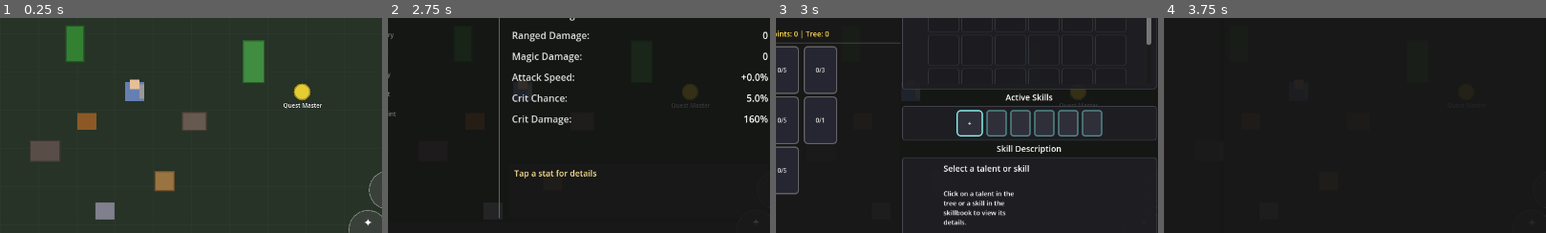
Above: before the commit, frames 1-4 (left to right).
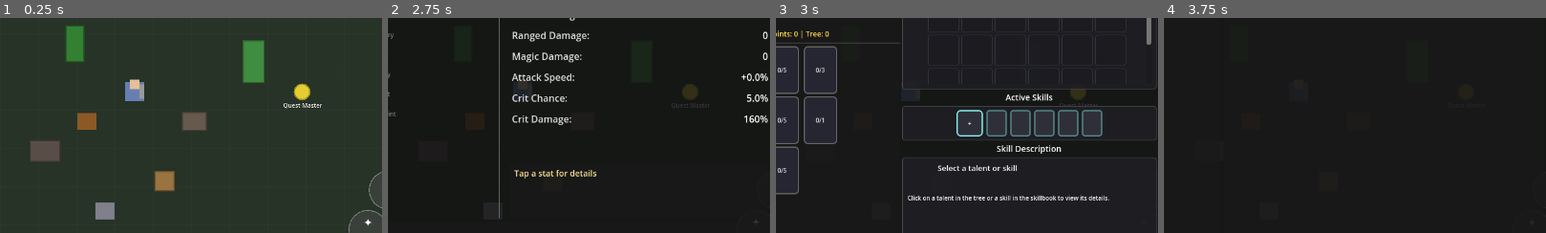
Above: after the commit, the same moments.

Repository: MatousHruska/MobileTestia
Game: Godot game, scene res://scenes/world/test_zone.tscn
The game is run twice, just before and just after one commit, with the same random seed, the same clock (stepped at 60 frames per second) and the same inputs.
Inputs:
- Up to frame 1 (0.25 s): no input
- Up to frame 2 (2.75 s): click "☰" at 0.5 s; click "Inventory" at 1.25 s; click "Stats" at 2 s
- Up to frame 3 (3 s): click "Skills" at 2.75 s
- Up to frame 4 (3.75 s): click "Quests" at 3.5 s
The pictures show only the part of the screen within x 32-82%, y 33-83%; the shares and areas given below are measured in that part.

Frames 1-2 are identical in both runs. In frame 3, 2.0% of the frame differs, in the area x 34-88%, y 68-97%; in frame 4, nothing differs.

Commit message:
Add two-column scrollable layout for skill description panel

Diff:
--- a/scripts/ui/menu/skills_panel.gd
+++ b/scripts/ui/menu/skills_panel.gd
@@ -78,6 +78,8 @@
 var _desc_name: Label
 var _desc_text: RichTextLabel
 var _desc_rank: Label
+var _desc_col_left: VBoxContainer
+var _desc_col_right: VBoxContainer
 
 ## Action buttons
 var _button1: Button
@@ -238,6 +240,7 @@
 	_right_panel.add_child(header)
 
 	_desc_panel = PanelContainer.new()
+	_desc_panel.custom_minimum_size = Vector2(0, 100)
 	_desc_panel.size_flags_vertical = Control.SIZE_EXPAND_FILL
 	_right_panel.add_child(_desc_panel)
 
@@ -249,48 +252,75 @@
 	desc_style.set_corner_radius_all(4)
 	_desc_panel.add_theme_stylebox_override("panel", desc_style)
 
-	var hbox := HBoxContainer.new()
-	hbox.add_theme_constant_override("separation", 12)
-	_desc_panel.add_child(hbox)
+	# Scrollable container
+	var scroll := ScrollContainer.new()
+	scroll.size_flags_horizontal = Control.SIZE_EXPAND_FILL
+	scroll.size_flags_vertical = Control.SIZE_EXPAND_FILL
+	scroll.horizontal_scroll_mode = ScrollContainer.SCROLL_MODE_DISABLED
+	_desc_panel.add_child(scroll)
 
 	var margin := MarginContainer.new()
 	margin.add_theme_constant_override("margin_left", 8)
 	margin.add_theme_constant_override("margin_right", 8)
 	margin.add_theme_constant_override("margin_top", 8)
 	margin.add_theme_constant_override("margin_bottom", 8)
-	hbox.add_child(margin)
-
-	var inner_hbox := HBoxContainer.new()
-	inner_hbox.add_theme_constant_override("separation", 12)
-	margin.add_child(inner_hbox)
+	margin.size_flags_horizontal = Control.SIZE_EXPAND_FILL
+	scroll.add_child(margin)
+
+	var content_vbox := VBoxContainer.new()
+	content_vbox.add_theme_constant_override("separation", 6)
+	content_vbox.size_flags_horizontal = Control.SIZE_EXPAND_FILL
+	margin.add_child(content_vbox)
+
+	# Top row: Icon + Name/Rank
+	var top_hbox := HBoxContainer.new()
+	top_hbox.add_theme_constant_override("separation", 10)
+	content_vbox.add_child(top_hbox)
 
 	# Icon
 	_desc_icon = TextureRect.new()
-	_desc_icon.custom_minimum_size = Vector2(48, 48)
+	_desc_icon.custom_minimum_size = Vector2(40, 40)
 	_desc_icon.stretch_mode = TextureRect.STRETCH_KEEP_ASPECT_CENTERED
 	_desc_icon.expand_mode = TextureRect.EXPAND_IGNORE_SIZE
-	inner_hbox.add_child(_desc_icon)
-
-	# Text content
-	var text_vbox := VBoxContainer.new()
-	text_vbox.size_flags_horizontal = Control.SIZE_EXPAND_FILL
-	inner_hbox.add_child(text_vbox)
+	top_hbox.add_child(_desc_icon)
+
+	# Name and rank
+	var name_vbox := VBoxContainer.new()
+	name_vbox.size_flags_horizontal = Control.SIZE_EXPAND_FILL
+	top_hbox.add_child(name_vbox)
 
 	_desc_name = Label.new()
-	_desc_name.add_theme_font_size_override("font_size", 14)
-	text_vbox.add_child(_desc_name)
+	_desc_name.add_theme_font_size_override("font_size", 13)
+	name_vbox.add_child(_desc_name)
 
 	_desc_rank = Label.new()
-	_desc_rank.add_theme_font_size_override("font_size", 11)
+	_desc_rank.add_theme_font_size_override("font_size", 10)
 	_desc_rank.add_theme_color_override("font_color", COLOR_AVAILABLE)
-	text_vbox.add_child(_desc_rank)
-
+	name_vbox.add_child(_desc_rank)
+
+	# Two-column stats layout
+	var columns_hbox := HBoxContainer.new()
+	columns_hbox.add_theme_constant_override("separation", 16)
+	columns_hbox.size_flags_horizontal = Control.SIZE_EXPAND_FILL
+	content_vbox.add_child(columns_hbox)
+
+	# Left column
+	_desc_col_left = VBoxContainer.new()
+	_desc_col_left.size_flags_horizontal = Control.SIZE_EXPAND_FILL
+	columns_hbox.add_child(_desc_col_left)
+
+	# Right column
+	_desc_col_right = VBoxContainer.new()
+	_desc_col_right.size_flags_horizontal = Control.SIZE_EXPAND_FILL
+	columns_hbox.add_child(_desc_col_right)
+
+	# Description text (full width below columns)
 	_desc_text = RichTextLabel.new()
 	_desc_text.bbcode_enabled = true
 	_desc_text.fit_content = true
-	_desc_text.size_flags_vertical = Control.SIZE_EXPAND_FILL
-	_desc_text.add_theme_font_size_override("normal_font_size", 11)
-	text_vbox.add_child(_desc_text)
+	_desc_text.size_flags_horizontal = Control.SIZE_EXPAND_FILL
+	_desc_text.add_theme_font_size_override("normal_font_size", 10)
+	content_vbox.add_child(_desc_text)
 
 
 func _build_action_buttons() -> void:
@@ -654,6 +684,12 @@
 
 
 func _update_description_panel() -> void:
+	# Clear columns
+	for child in _desc_col_left.get_children():
+		child.queue_free()
+	for child in _desc_col_right.get_children():
+		child.queue_free()
+
 	if selected_talent_id.is_empty():
 		_desc_name.text = "Select a talent or skill"
 		_desc_rank.text = ""
@@ -669,30 +705,44 @@
 	_desc_name.text = talent.talent_name
 	_desc_rank.text = "Rank: %d / %d" % [invested, talent.max_points]
 
-	# Build description
-	var desc := talent.description + "\n\n"
-
+	# Left column: Type and costs
 	if talent.is_active():
-		desc += "[color=cyan]Active Ability[/color]\n"
+		_add_stat_row(_desc_col_left, "Type", "Active", Color(0.4, 0.9, 1.0))
 		if talent.mana_cost > 0:
-			desc += "Mana: %d  " % int(talent.mana_cost)
+			_add_stat_row(_desc_col_left, "Mana", str(int(talent.mana_cost)), Color(0.4, 0.6, 1.0))
 		if talent.stamina_cost > 0:
-			desc += "Stamina: %d  " % int(talent.stamina_cost)
+			_add_stat_row(_desc_col_left, "Stamina", str(int(talent.stamina_cost)), Color(0.4, 1.0, 0.6))
 		if talent.cooldown > 0:
-			desc += "CD: %.1fs" % talent.cooldown
-		desc += "\n"
+			_add_stat_row(_desc_col_left, "Cooldown", "%.1fs" % talent.cooldown, Color(0.9, 0.9, 0.9))
 	else:
-		desc += "[color=yellow]Passive[/color]\n"
-
-	# Show current rank description
+		_add_stat_row(_desc_col_left, "Type", "Passive", Color(1.0, 0.9, 0.3))
+
+	# Right column: Rank effects
 	if invested > 0 and invested <= talent.rank_descriptions.size():
-		desc += "\nCurrent: " + talent.rank_descriptions[invested - 1]
-
-	# Show next rank description
+		_add_stat_row(_desc_col_right, "Current", talent.rank_descriptions[invested - 1], Color(0.7, 1.0, 0.7))
 	if invested < talent.max_points and invested < talent.rank_descriptions.size():
-		desc += "\n[color=gray]Next: " + talent.rank_descriptions[invested] + "[/color]"
-
-	_desc_text.text = desc
+		_add_stat_row(_desc_col_right, "Next", talent.rank_descriptions[invested], Color(0.6, 0.6, 0.6))
+
+	# Description text
+	_desc_text.text = talent.description
+
+
+func _add_stat_row(column: VBoxContainer, label_text: String, value_text: String, value_color: Color) -> void:
+	var row := HBoxContainer.new()
+	row.add_theme_constant_override("separation", 4)
+	column.add_child(row)
+
+	var label := Label.new()
+	label.text = label_text + ":"
+	label.add_theme_font_size_override("font_size", 10)
+	label.add_theme_color_override("font_color", Color(0.7, 0.7, 0.7))
+	row.add_child(label)
+
+	var value := Label.new()
+	value.text = value_text
+	value.add_theme_font_size_override("font_size", 10)
+	value.add_theme_color_override("font_color", value_color)
+	row.add_child(value)
 
 
 func _update_buttons() -> void:
